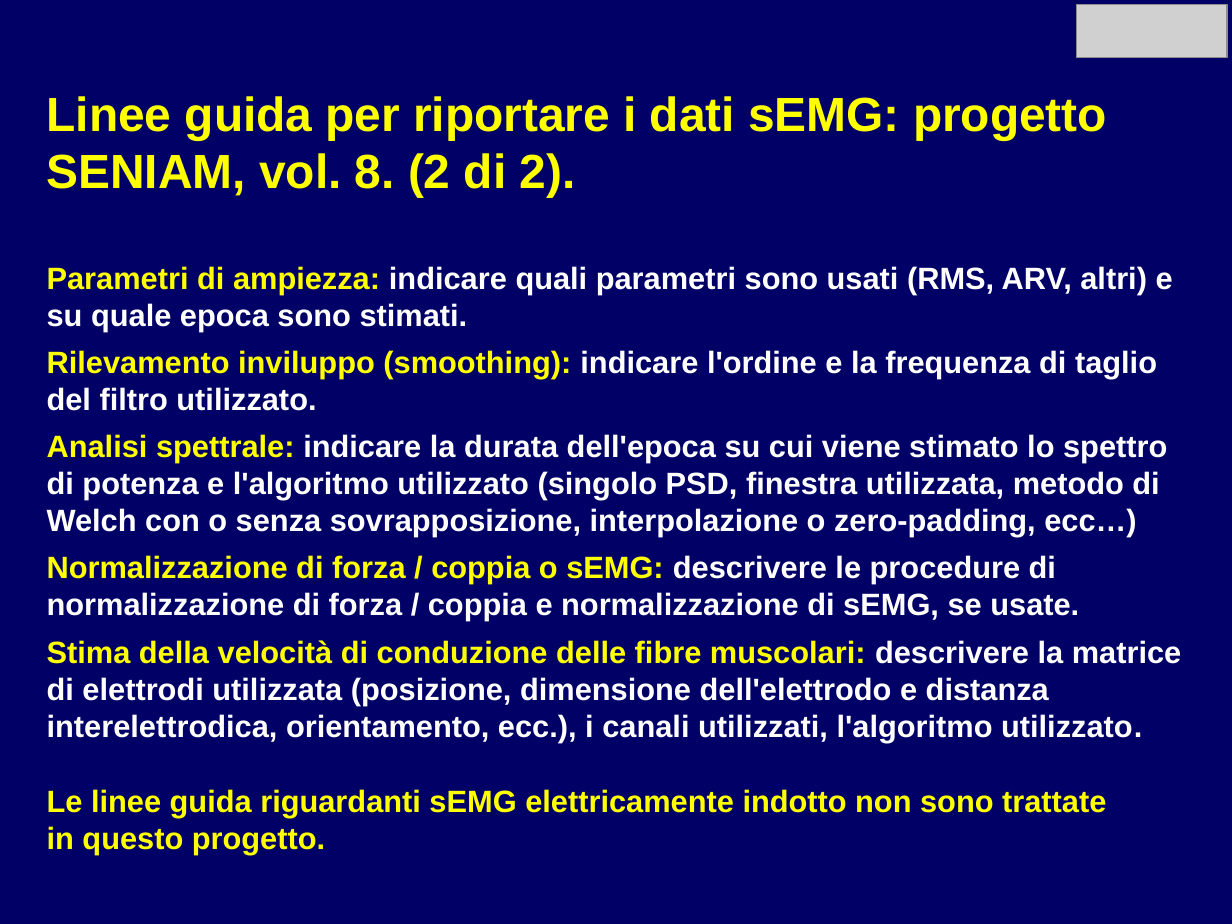
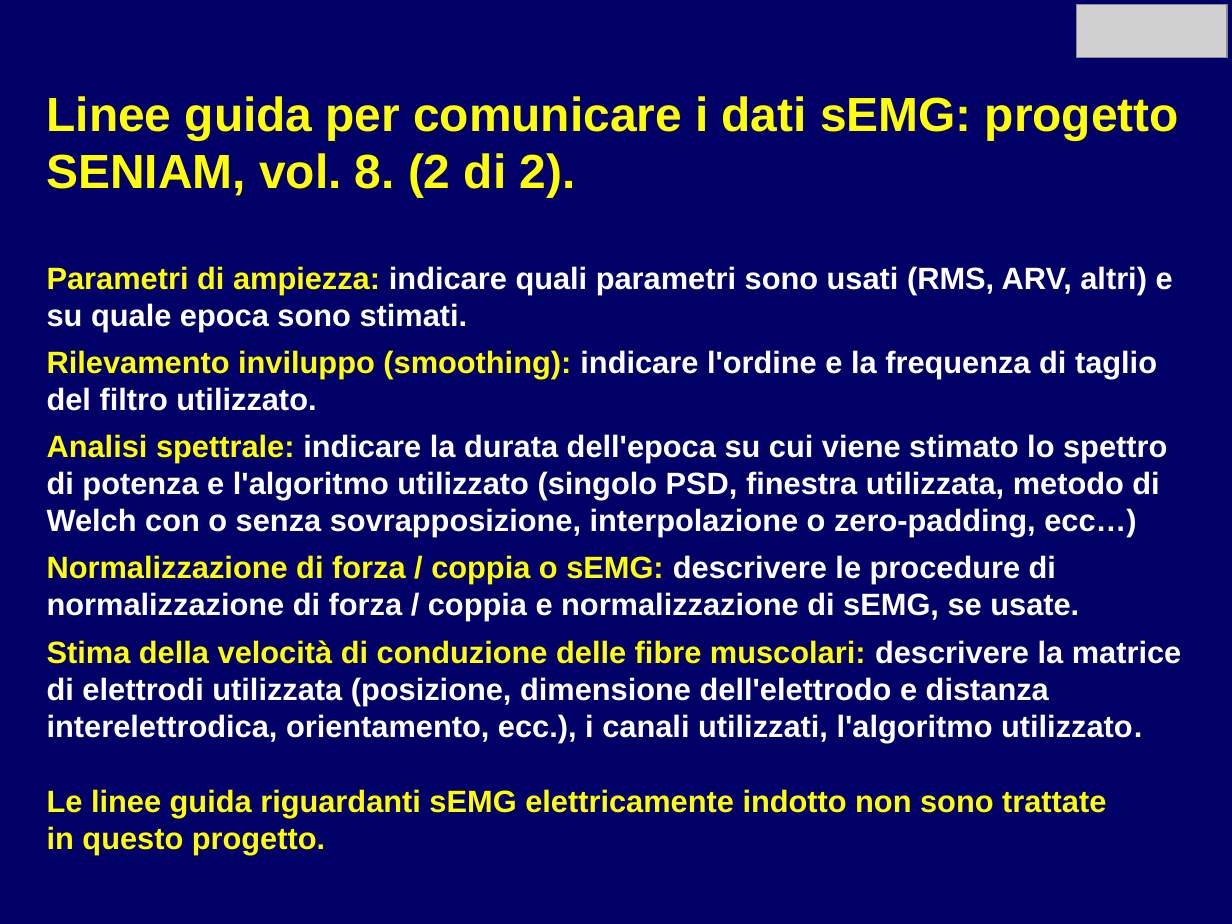
Before and after one commit to rmerletti/rmerletti.github.io, a slide deck: slide 17 of assets/pptx/it_mod08_raccomandazioni_europee.ppsx (slide 16 before the commit). Drawn at 1232x924 pixels with LibreOffice and Linux fonts; fonts in the diff are those of the drawing; grey boxes stand for pictures. Boxes give left, top, right and bottom in pixels: in the first picture for what was removed or moved away, otherwise in the second. Text is boxed around its words. In the diff, an @@ line names an element or a change of style, - is before the commit and + after.

```diff
--- a/assets/pptx/it_mod08_raccomandazioni_europee.ppsx
+++ b/assets/pptx/it_mod08_raccomandazioni_europee.ppsx
@@ text at box(47, 96, 1179, 197): text changed @@
-Linee guida per riportare i dati sEMG: progetto SENIAM, vol. 8. (2 di 2).
+Linee guida per comunicare i dati sEMG: progetto SENIAM, vol. 8. (2 di 2).
```
Also in this commit, not shown: 5 other slides changed, 1 slide added, 8 other files.
